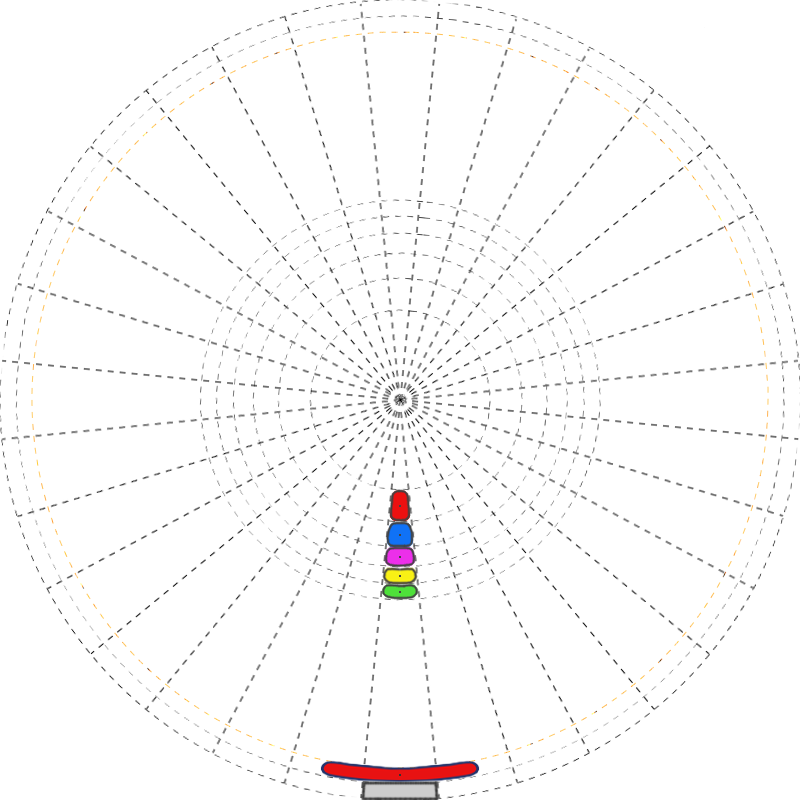
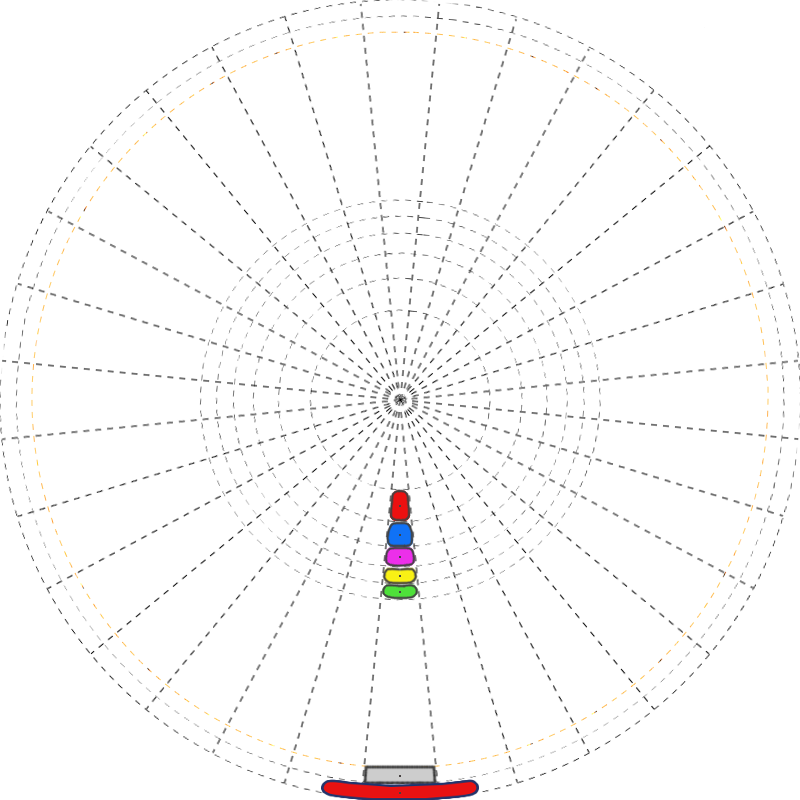
Layered file, before and after one edit (800×800). Changes by layer:
painted on "Board" over [320, 760, 480, 800]
painted on "Wall" over [360, 764, 440, 800]
